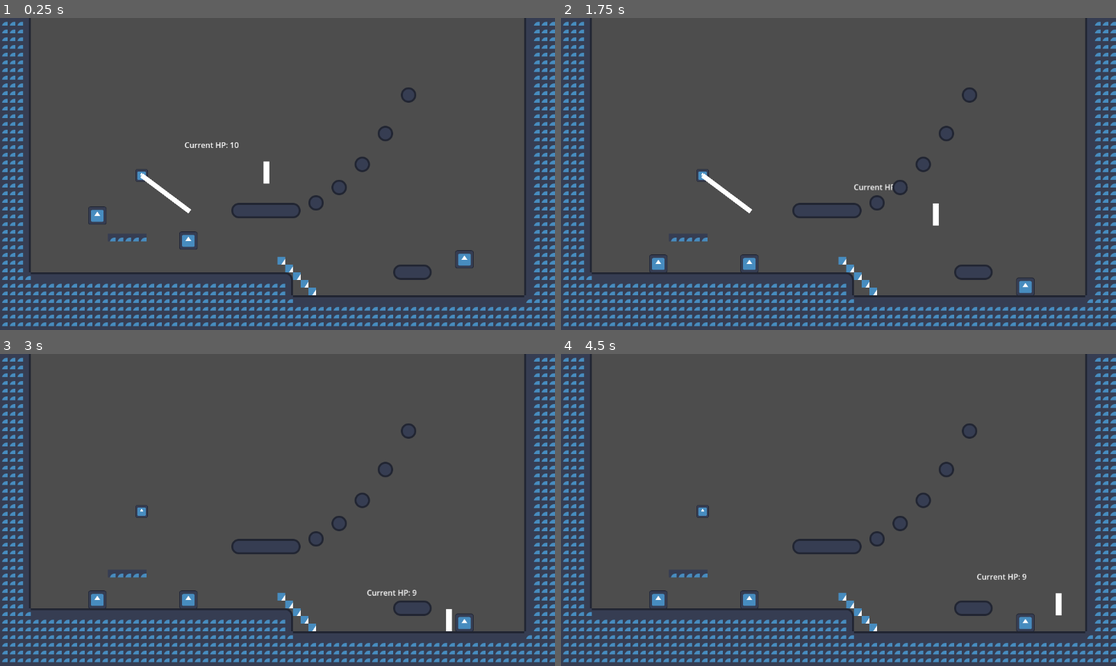
Above: before the commit, frames 1-4 (two rows, left to right).
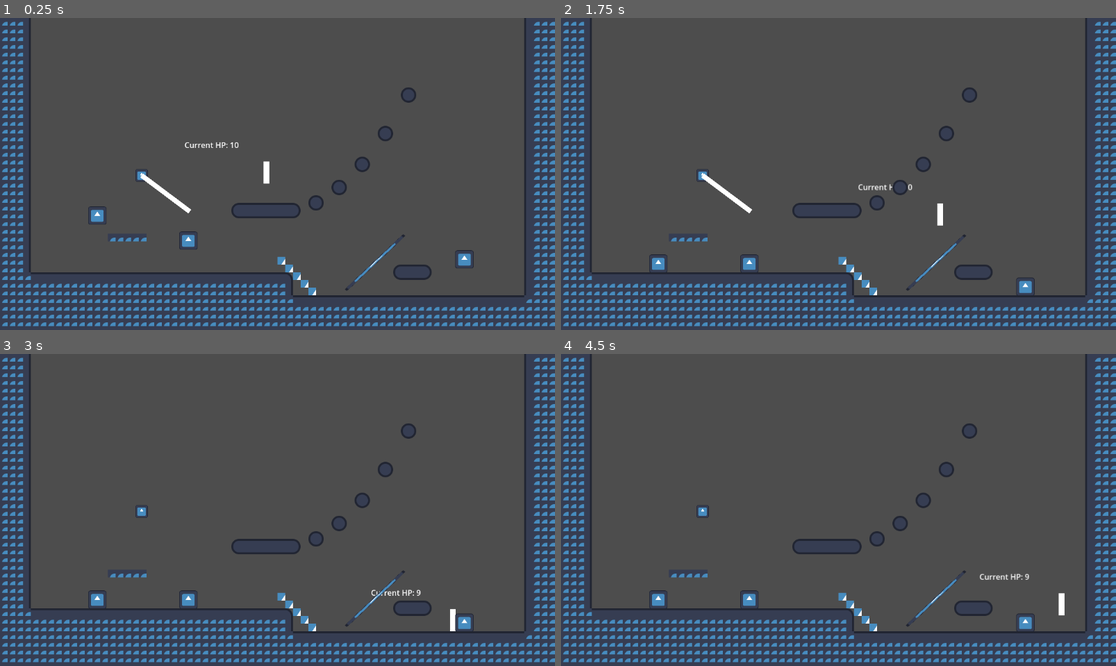
Above: after the commit, the same moments.

Repository: LiamQuinlan-Carleton/COMP1501FINAL
Game: Godot game, scene res://Main.tscn
Same seed, same stepped clock (60 frames per second), same inputs: the game is played once before the commit and once after it. The engine's default icon, where the game draws it, is replaced by a stand-in: a white triangle on a blue panel in a dark square.
Inputs (mouse positions are in pixels of both pictures, inside the frame that each line leads up to):
- Up to frame 1 (0.25 s): no input
- Up to frame 2 (1.75 s): move the mouse to (960, 158) at 0.52 s; hold Shift (Shift) 0.53-1.28 s; hold D (Right) from 0.53 s (still down); tap Space (Jump) at 0.77, 1.52 s; move the mouse to (727, 189) at 1.27 s; click (727, 189) at 1.35 s; tap Shift (Shift) at 1.55 s
- Up to frame 3 (3 s): move the mouse to (333, 441) at 2.02 s; release D (Right) at 2.03 s; hold A (Left) 2.03-2.78 s; hold Right mouse button (Right Click) 2.03-2.78 s; tap Shift (Shift) at 2.3, 2.85 s; move the mouse to (249, 572) at 2.77 s; hold D (Right) from 2.78 s (still down)
- Up to frame 4 (4.5 s): tap Space (Jump) at 3.02, 3.77 s; move the mouse to (1005, 556) at 3.52 s; hold C (crouch) 3.53-4.28 s; tap Shift (Shift) at 3.8, 4.35 s; move the mouse to (672, 463) at 4.27 s; release D (Right) at 4.28 s; hold A (Left) from 4.28 s (still down)

The runs differ from the first frame. In frame 1, less than 0.1% of the frame differs, in the area x 62-73%, y 69-88%; in frame 2, 0.3%; in frame 3, 0.3%, in the area x 62-83%, y 69-89%; in frame 4, 0.3%.

Commit message:
Added zipline ver 2 :(

Diff:
--- a/Main.tscn
+++ b/Main.tscn
@@ -1,10 +1,11 @@
-[gd_scene load_steps=8 format=4 uid="uid://bifwj2f8wga8b"]
+[gd_scene load_steps=9 format=4 uid="uid://bifwj2f8wga8b"]
 
 [ext_resource type="PackedScene" uid="uid://bnlswq05iqbuc" path="res://Player.tscn" id="1_xc4sc"]
 [ext_resource type="Texture2D" uid="uid://c0lxs2ch7it2b" path="res://icon.svg" id="3_0it4c"]
 [ext_resource type="Script" path="res://grapple.gd" id="3_rkjoq"]
 [ext_resource type="PackedScene" uid="uid://c8j55ah1v7fy2" path="res://spawner.tscn" id="3_yud08"]
 [ext_resource type="PackedScene" uid="uid://bjv4ayd50t6r0" path="res://enemy.tscn" id="4_wkeih"]
+[ext_resource type="PackedScene" uid="uid://djxscqvgw0uy6" path="res://zipline.tscn" id="6_2dxw8"]
 
 [sub_resource type="TileSetAtlasSource" id="TileSetAtlasSource_yk6l6"]
 texture = ExtResource("3_0it4c")
@@ -71,3 +72,7 @@
 
 [node name="Enemy3" parent="." instance=ExtResource("4_wkeih")]
 position = Vector2(202, 382)
+
+[node name="Zipline" parent="." instance=ExtResource("6_2dxw8")]
+position = Vector2(840, 450)
+rotation = -0.755728
--- a/Player.tscn
+++ b/Player.tscn
@@ -6,6 +6,9 @@
 size = Vector2(12, 46)
 
 [sub_resource type="QuadMesh" id="QuadMesh_nibuc"]
+
+[sub_resource type="RectangleShape2D" id="RectangleShape2D_eqt3d"]
+size = Vector2(20, 54)
 
 [node name="Player" type="CharacterBody2D" node_paths=PackedStringArray("jump_timer", "shoot_timer", "jump_buffer_timer")]
 script = ExtResource("1_i1o7x")
@@ -43,6 +46,14 @@
 offset_right = -81.0
 offset_bottom = -69.0
 
+[node name="Area2D" type="Area2D" parent="."]
+
+[node name="CollisionShape2D" type="CollisionShape2D" parent="Area2D"]
+position = Vector2(0, -23)
+shape = SubResource("RectangleShape2D_eqt3d")
+
 [connection signal="timeout" from="JumpLength" to="." method="_on_jump_length_timeout"]
 [connection signal="timeout" from="JumpBuffer" to="." method="_on_jump_buffer_timeout"]
 [connection signal="timeout" from="ShootCooldown" to="." method="_on_shoot_cooldown_timeout"]
+[connection signal="area_entered" from="Area2D" to="." method="_on_area_2d_area_entered"]
+[connection signal="area_exited" from="Area2D" to="." method="_on_area_2d_area_exited"]
--- a/player.gd
+++ b/player.gd
@@ -44,14 +44,27 @@
 #Grab hp label node
 @onready var hp = $"HP Label"
 
+#Zipline variables
+var in_zipline_area = false
+var zipline_area : PathFollow2D
+var on_zipline = false
+@onready var ziplines = get_tree().get_nodes_in_group("Zipline")
+@onready var main_node = get_parent()
+
 #The code bellow is in no way organized or easy to read. I apologize in advance.
 func _process(delta: float) -> void:
 	hp.text = "Current HP: " + str(health)
 
-	velocity.y += gravity
 
-	if Input.is_action_pressed("Shift"):
-		velocity.x -= 1000 * delta
+	# don't fall when on zipline
+	if is_instance_of(get_parent(), PathFollow2D):
+		velocity.y = 0
+	else:
+		velocity.y += gravity
+
+
+	#if Input.is_action_pressed("Shift"):
+		#velocity.x -= 1000 * delta
 
 	#Jump control
 	if Input.is_action_just_pressed("Jump"):
@@ -115,6 +128,18 @@
 	move_and_slide()
 
 
+	# if within zipline's interaction area
+	if in_zipline_area:
+		# when holding interact, player follows zipline's path
+		if Input.is_action_pressed("Shift"):
+			reparent(zipline_area)
+			on_zipline = true
+	# when releasing interact, player reparents itself to main, no longer follows zipline's path
+	if Input.is_action_just_released("Shift"):
+		reparent(main_node)
+		on_zipline = false
+
+
 func apply_friction(f_frict : float, a_resist : float, s_frict : float, floor : bool, delta : float):
 
 	var dir = sign(velocity.x)
@@ -152,3 +177,19 @@
 #Called when enemy deals damage to player
 func take_damage(amount):
 	health -= amount
+
+
+func _on_area_2d_area_entered(area: Area2D) -> void:
+	in_zipline_area = true;
+
+	# set zipline_area to the area of the zipline the player's overlapping with
+	var area_array = $Area2D.get_overlapping_areas()
+	for a in area_array:
+		for b in a.get_parent().get_children() :
+			if is_instance_of(b, Path2D) :
+				for c in b.get_children():
+					if is_instance_of(c, PathFollow2D):
+						zipline_area = c
+
+func _on_area_2d_area_exited(area: Area2D) -> void:
+	in_zipline_area = false;
--- /dev/null
+++ b/zipline.gd
@@ -0,0 +1,34 @@
+extends Node2D
+
+@onready var zipline : PathFollow2D = $Path2D/PathFollow2D
+@onready var main_node = get_parent()
+
+@export var speed = 50
+@export var acceleration = 1.1
+
+# Called when the node enters the scene tree for the first time.
+func _ready() -> void:
+	add_to_group("Zipline")
+	pass # Replace with function body.
+
+
+# Called every frame. 'delta' is the elapsed time since the previous frame.
+func _process(delta: float) -> void:
+
+	# if PathFollow2D has Player as a child, start its progress
+	if (($Path2D/PathFollow2D.get_children()).size() > 1):     # WITH SPRITE, CHANGE NUMBER WHEN REMOVING SPRITE
+		var player = $Path2D/PathFollow2D.get_child(1)
+
+		# zipline progress only moves when player hasn't reached the end yet
+		if player.global_position.x +10 < self.global_position.x :
+			# moving and accelerating on zipline
+			zipline.progress += speed * delta
+			speed *= acceleration
+
+		#if zipline.progress_ratio < 0.1 :    # remove when removing loop
+			#speed = 100
+
+	# when player isn't on zipline, reset zipline and speed
+	else:
+		zipline.progress_ratio = 0
+		speed = 50
--- /dev/null
+++ b/zipline.tscn
@@ -0,0 +1,36 @@
+[gd_scene load_steps=5 format=3 uid="uid://djxscqvgw0uy6"]
+
+[ext_resource type="Script" path="res://zipline.gd" id="1_gwui3"]
+[ext_resource type="Texture2D" uid="uid://c0lxs2ch7it2b" path="res://icon.svg" id="2_ee6kl"]
+
+[sub_resource type="RectangleShape2D" id="RectangleShape2D_7nm6m"]
+size = Vector2(171, 10)
+
+[sub_resource type="Curve2D" id="Curve2D_k2dll"]
+_data = {
+"points": PackedVector2Array(0, 0, 0, 0, -168, 0, 0, 0, 0, 0, 0, 0)
+}
+point_count = 2
+
+[node name="Zipline" type="Node2D" groups=["Zipline"]]
+script = ExtResource("1_gwui3")
+
+[node name="Area2D" type="Area2D" parent="."]
+
+[node name="CollisionShape2D" type="CollisionShape2D" parent="Area2D"]
+position = Vector2(-86.5, 1)
+shape = SubResource("RectangleShape2D_7nm6m")
+
+[node name="Sprite2D" type="Sprite2D" parent="Area2D"]
+position = Vector2(-84.5, 0)
+scale = Vector2(1.305, 0.05)
+texture = ExtResource("2_ee6kl")
+
+[node name="Path2D" type="Path2D" parent="."]
+curve = SubResource("Curve2D_k2dll")
+
+[node name="PathFollow2D" type="PathFollow2D" parent="Path2D"]
+position = Vector2(-168, 0)
+
+[node name="Sprite2D" type="Sprite2D" parent="Path2D/PathFollow2D"]
+visible = false
Not shown: 1 places in Player.tscn that only renumber resources
